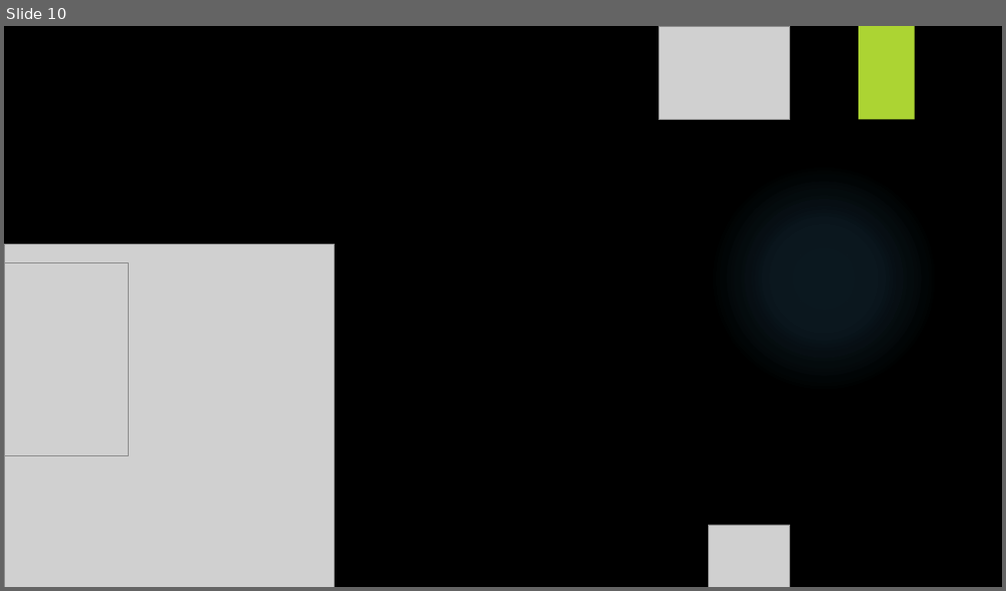
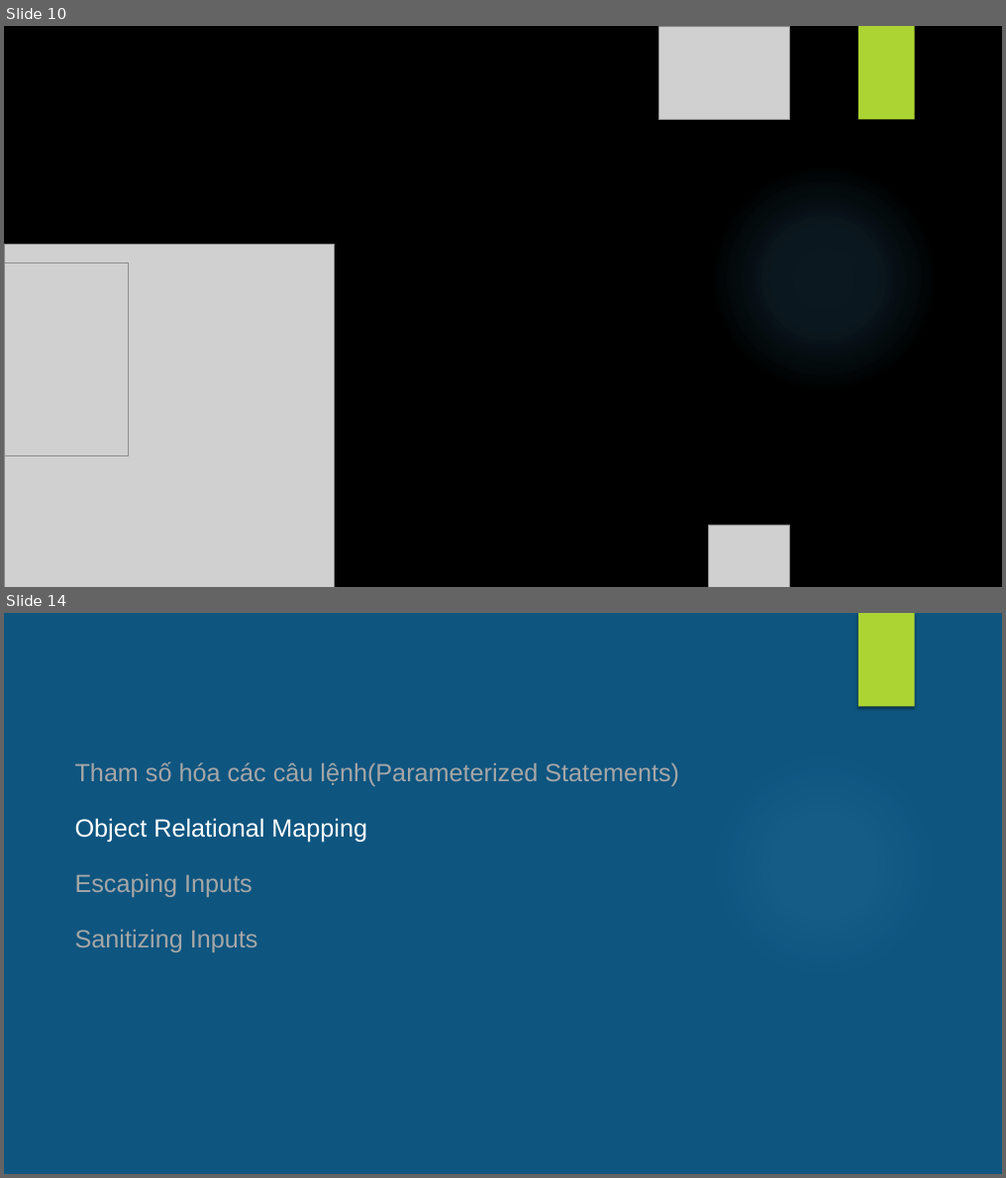
Before and after one commit to phamthanhtrungg/sql-injection, a slide deck: presentation.pptx. Shown one above the other, each under a label of ours: slide 10 before the commit, slides 10 and 14 after it; the slides between them are not shown. The pictures are 1006x591 and 1006x1178 pixels, drawn with LibreOffice and Linux fonts; fonts in the diff are those of the drawing; grey boxes stand for pictures; background and template pictures are left out. Boxes give left, top, right and bottom in pixels: in the first picture for what was removed or moved away, otherwise in the second. Text is boxed around its words. In the diff, an @@ line names an element or a change of style, - is before the commit and + after.

```diff
--- a/presentation.pptx
+++ b/presentation.pptx
@@ slide 14 added at (4, 613, 1002, 1174), background #0E5580; not listed: 1 template element that a slide beside it also shows @@
@@ rectangle added at (858, 613, 915, 707), fill #ACD433 @@
@@ text added at (75, 761, 679, 786), 24 pt, text #A6A6A6 @@
+Tham số hóa các câu lệnh(Parameterized Statements)
@@ text added at (75, 818, 367, 842), 24 pt, text #FFFFFF @@
+Object Relational Mapping
@@ text added at (75, 874, 252, 897), 24 pt, text #A6A6A6 @@
+Escaping Inputs
@@ text added at (75, 930, 258, 953), 24 pt, text #A6A6A6 @@
+Sanitizing Inputs
```
Also in this commit, not shown: 2 slides changed, 7 other slides added.
